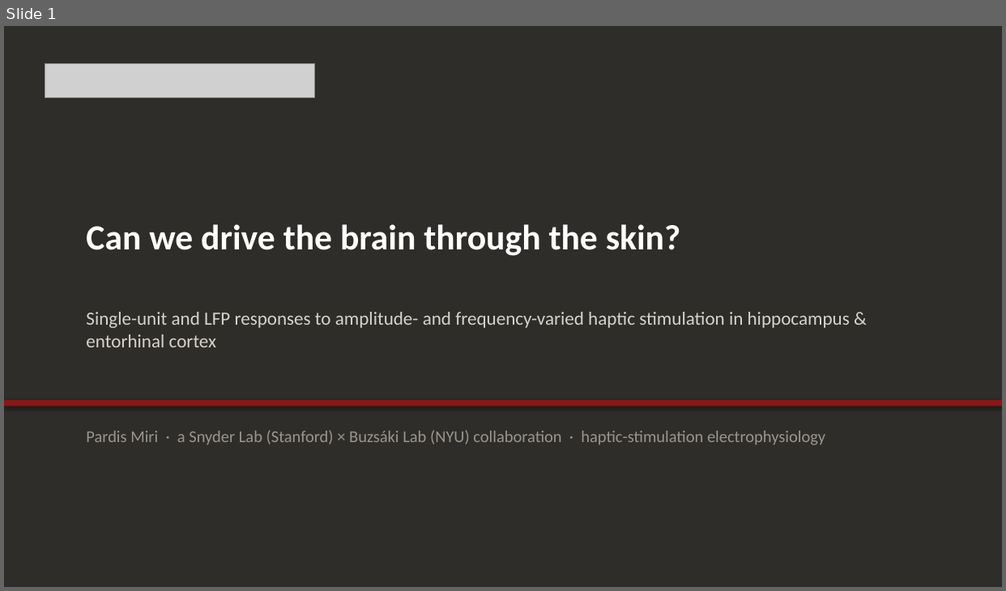
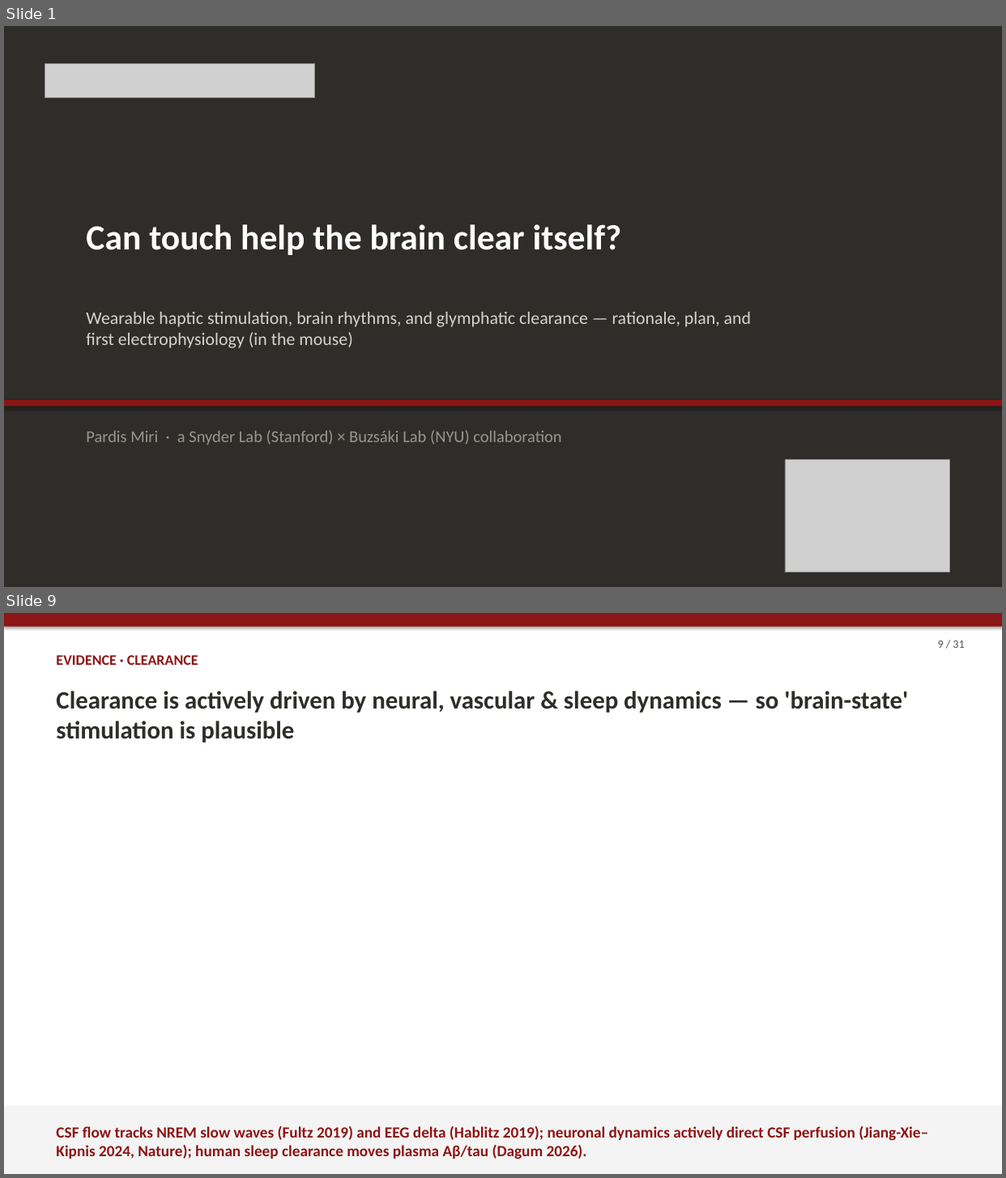
Before and after one commit to wehabit/hpaticmousebuzsakilab, a slide deck: presentation/haptic_brain_talk.pptx. Shown one above the other, each under a label of ours: slide 1 before the commit, slides 1 and 9 after it; the slides between them are not shown. The pictures are 1006x591 and 1006x1178 pixels, drawn with LibreOffice and Linux fonts; fonts in the diff are those of the drawing; grey boxes stand for pictures. Boxes give left, top, right and bottom in pixels: in the first picture for what was removed or moved away, otherwise in the second. Text is boxed around its words. In the diff, an @@ line names an element or a change of style, - is before the commit and + after.

```diff
--- a/presentation/haptic_brain_talk.pptx
+++ b/presentation/haptic_brain_talk.pptx
@@ slide 9 added at (x1=4, y1=613, x2=1002, y2=1174), background #FFFFFF @@
@@ rectangle added at (x1=4, y1=613, x2=1002, y2=627), fill #8C1515 @@
@@ text added at (x1=56, y1=655, x2=198, y2=665), 14 pt, text #8C1515, bold @@
+EVIDENCE · CLEARANCE
@@ text added at (x1=938, y1=641, x2=964, y2=648), 11 pt, text #53565A @@
+9 / 31
@@ text added at (x1=56, y1=691, x2=908, y2=743), 24 pt, text #2E2D29, bold @@
+Clearance is actively driven by neural, vascular & sleep dynamics — so 'brain-state' stimulation is plausible
@@ rectangle added at (x1=4, y1=1107, x2=1002, y2=1174), fill #F4F4F4 @@
@@ text added at (x1=56, y1=1127, x2=928, y2=1160), 15 pt, text #8C1515, bold @@
+CSF flow tracks NREM slow waves (Fultz 2019) and EEG delta (Hablitz 2019); neuronal dynamics actively direct CSF perfusion (Jiang-Xie–Kipnis 2024, Nature); human sleep clearance moves plasma Aβ/tau (Dagum 2026).
@@ slide 1 changed as well @@
@@ text at (x1=86, y1=224, x2=622, y2=255): text changed @@
-Can we drive the brain through the skin?
+Can touch help the brain clear itself?
@@ text removed at (x1=86, y1=312, x2=850, y2=348) @@
-Single-unit and LFP responses to amplitude- and frequency-varied haptic stimulation in hippocampus & entorhinal cortex
@@ text added at (x1=86, y1=312, x2=751, y2=348), 17 pt, text #D7D2CB @@
+Wearable haptic stimulation, brain rhythms, and glymphatic clearance — rationale, plan, and first electrophysiology (in the mouse)
@@ text at (x1=86, y1=430, x2=561, y2=445): text changed @@
-Pardis Miri · a Snyder Lab (Stanford) × Buzsáki Lab (NYU) collaboration · haptic-stimulation electrophysiology
+Pardis Miri · a Snyder Lab (Stanford) × Buzsáki Lab (NYU) collaboration
@@ picture added at (x1=785, y1=460, x2=949, y2=573) @@
```
Also in this commit, not shown: 16 other slides changed, 13 other slides added, 9 slides removed, 5 other files.
